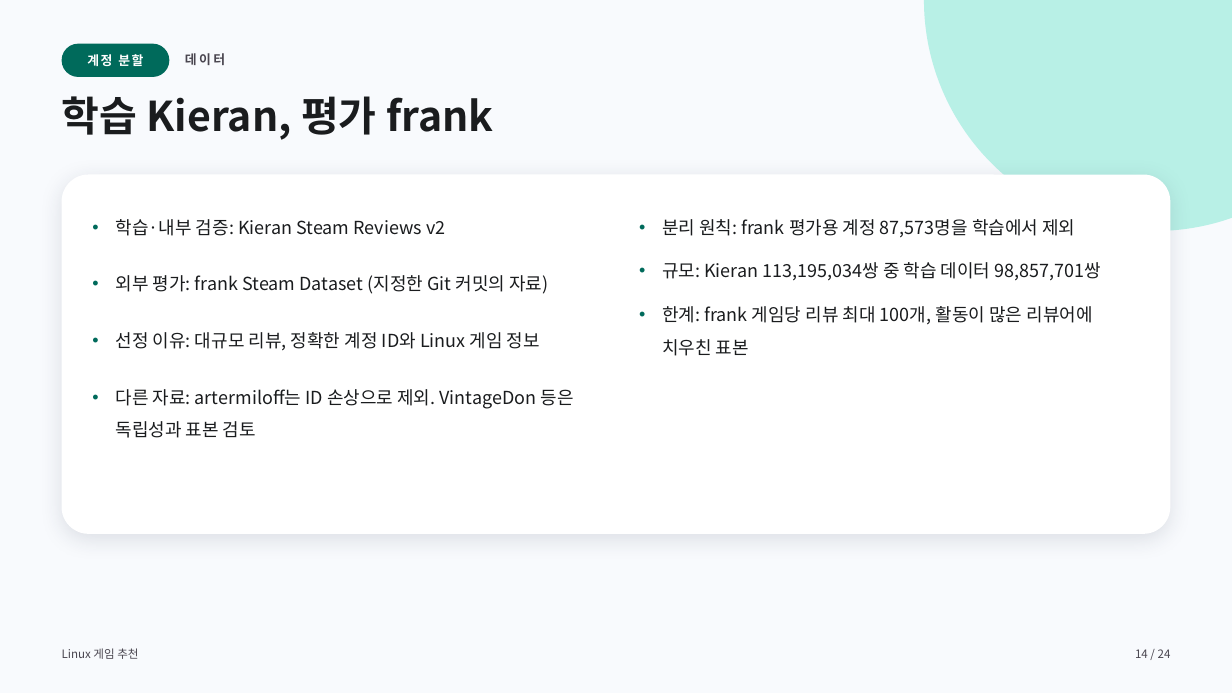
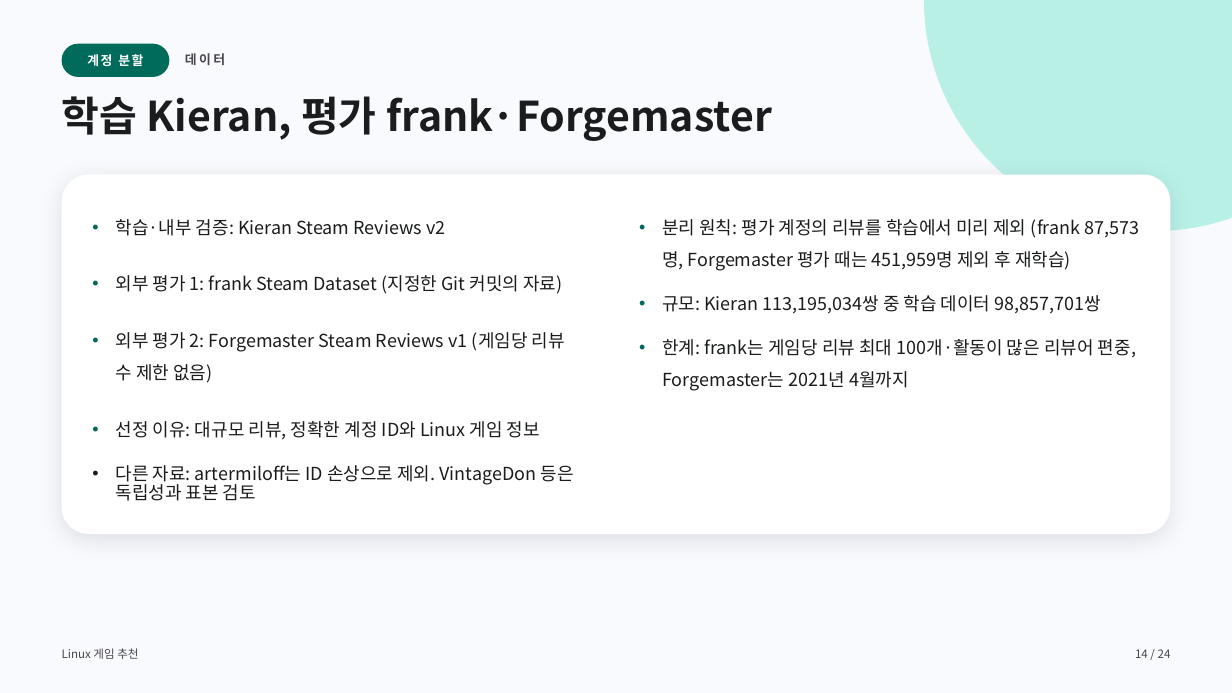
Before and after one commit to jinSeong-P/ML-game-recommendation, a slide deck: slide 14 of presentation/ML-game-recommendation-final.pptx. Drawn at 1232x693 pixels with LibreOffice and Linux fonts; fonts in the diff are those of the drawing. Boxes give left, top, right and bottom in pixels: in the first picture for what was removed or moved away, otherwise in the second. Text is boxed around its words. In the diff, an @@ line names an element or a change of style, - is before the commit and + after.

```diff
--- a/presentation/ML-game-recommendation-final.pptx
+++ b/presentation/ML-game-recommendation-final.pptx
@@ title at [62,96,772,141]: text changed @@
-학습 Kieran, 평가 frank
+학습 Kieran, 평가 frank·Forgemaster
@@ text at [662,219,1139,271]: text changed @@
-• 분리 원칙: frank 평가용 계정 87,573명을 학습에서 제외
+• 분리 원칙: 평가 계정의 리뷰를 학습에서 미리 제외 (frank 87,573명, Forgemaster 평가 때는 451,959명 제외 후 재학습)
@@ text at [115,275,565,383]: text changed @@
-• 외부 평가: frank Steam Dataset (지정한 Git 커밋의 자료)
+• 외부 평가 1: frank Steam Dataset (지정한 Git 커밋의 자료)
+• 외부 평가 2: Forgemaster Steam Reviews v1 (게임당 리뷰 수 제한 없음)
@@ text at [662,339,1136,391]: text changed @@
-• 한계: frank 게임당 리뷰 최대 100개, 활동이 많은 리뷰어에 치우친 표본
+• 한계: frank는 게임당 리뷰 최대 100개·활동이 많은 리뷰어 편중, Forgemaster는 2021년 4월까지
@@ text at [115,465,574,501]: line spacing 1.5 to 0.9; less space between paragraphs @@
```
Also in this commit, not shown: 9 other slides changed.
